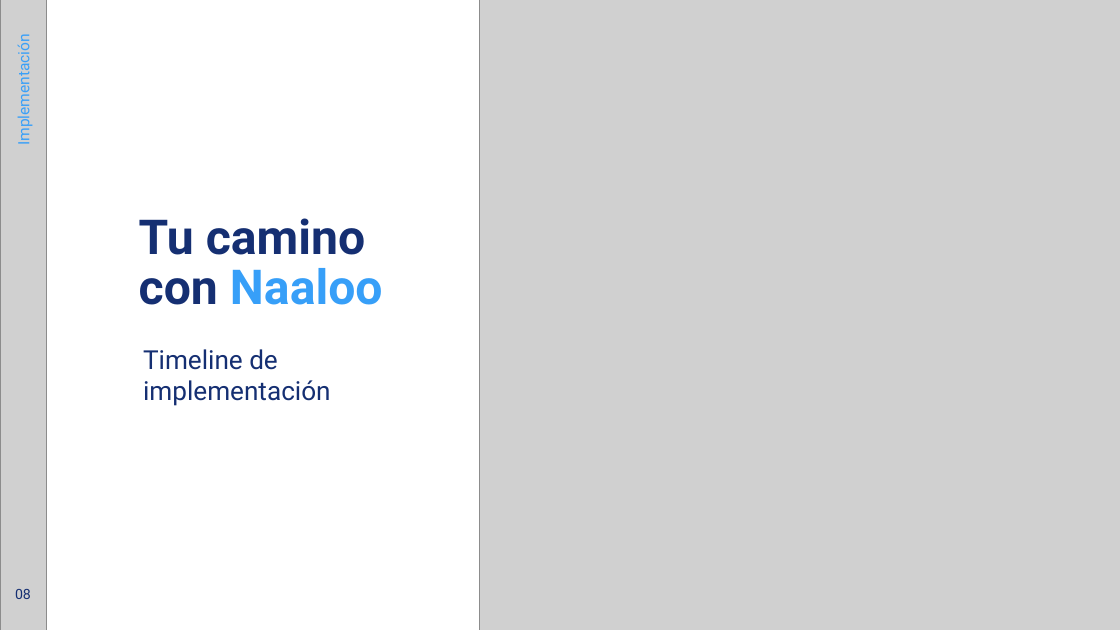
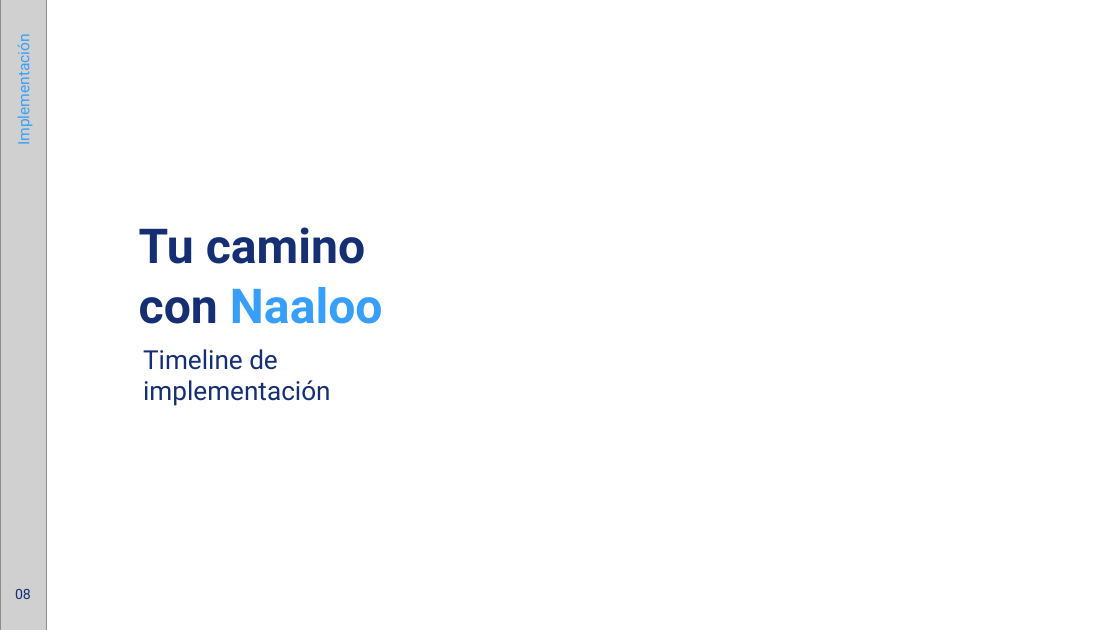
Before and after one commit to Enz1998/presupuestos, a slide deck: slide 8 of public/template_sin_descuento.pptx. Drawn at 1120x630 pixels with LibreOffice and Linux fonts; fonts in the diff are those of the drawing; grey boxes stand for pictures; background and template pictures are left out. Boxes give left, top, right and bottom in pixels: in the first picture for what was removed or moved away, otherwise in the second. Text is boxed around its words. In the diff, an @@ line names an element or a change of style, - is before the commit and + after.

```diff
--- a/public/template_sin_descuento.pptx
+++ b/public/template_sin_descuento.pptx
@@ picture removed at [479,0,1120,630] @@
@@ rectangle added at [479,0,1120,630], fill #FFFFFF @@
@@ text "Tu camino con Naaloo" at [139,227,383,324]: line spacing 70.6pt to 1.04 @@
```
Also in this commit, not shown: 7 other slides changed, 2 other files.
